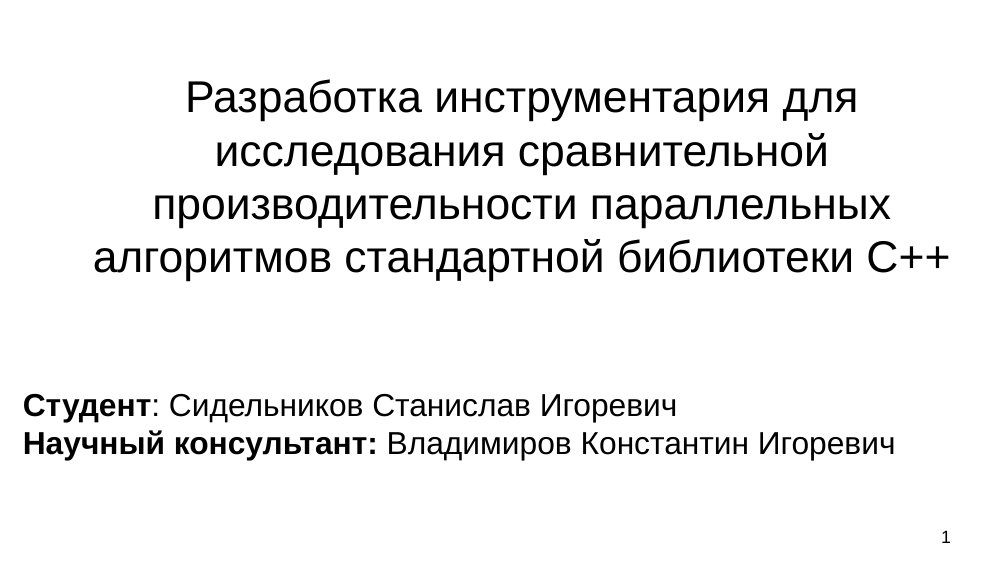
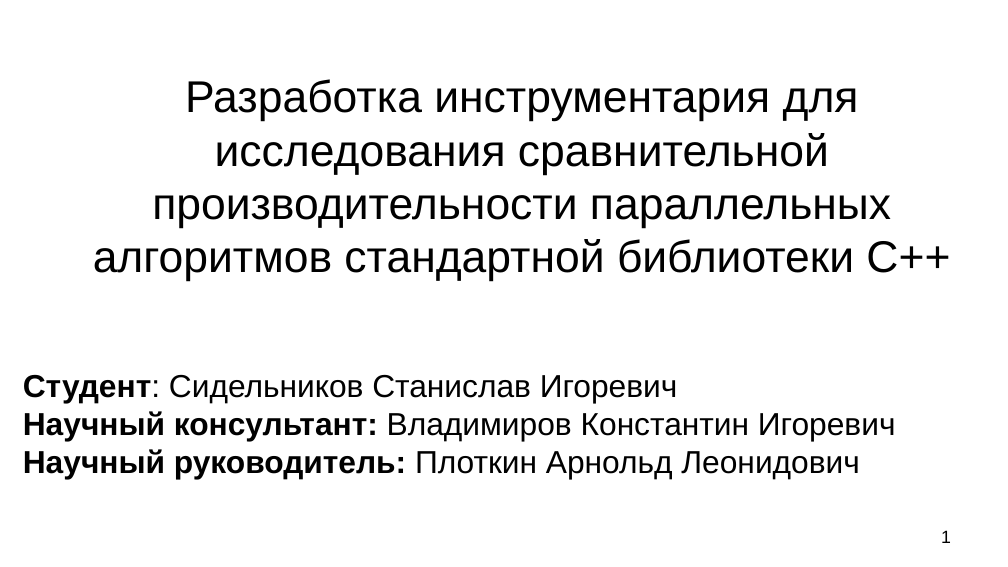
Before and after one commit to sin-diesel/stdbench, a slide deck: slide 1 of presentation/presentation.odp. Drawn at 1008x567 pixels with LibreOffice and Linux fonts; fonts in the diff are those of the drawing. Boxes give left, top, right and bottom in pixels: in the first picture for what was removed or moved away, otherwise in the second. Text is boxed around its words. In the diff, an @@ line names an element or a change of style, - is before the commit and + after.

```diff
--- a/presentation/presentation.odp
+++ b/presentation/presentation.odp
@@ subtitle at (23,449,860,479): paragraph added @@
+Научный руководитель: Плоткин Арнольд Леонидович
```
Also in this commit, not shown: 4 other slides changed, 2 slides added, 2 slides removed, 3 other files.
